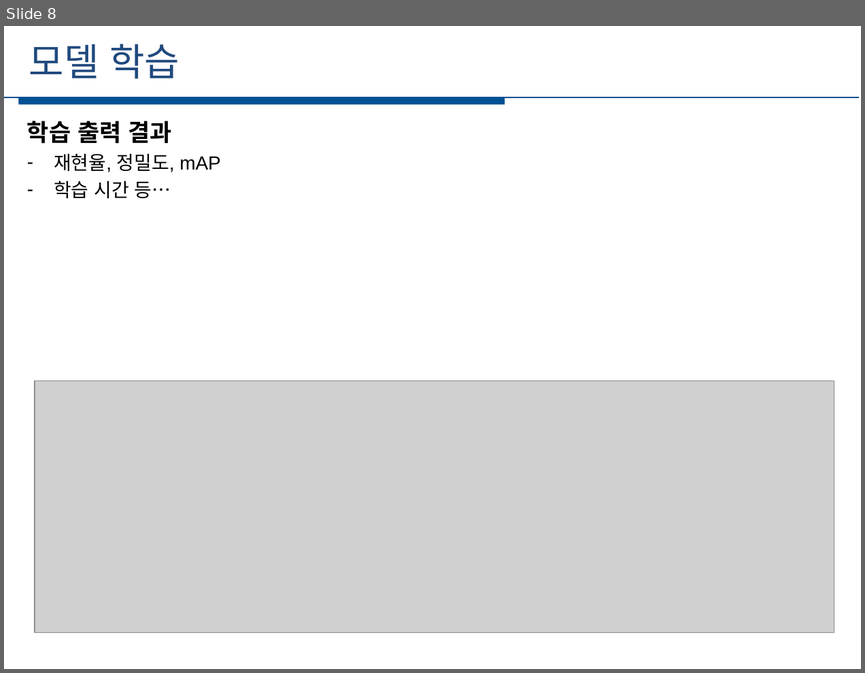
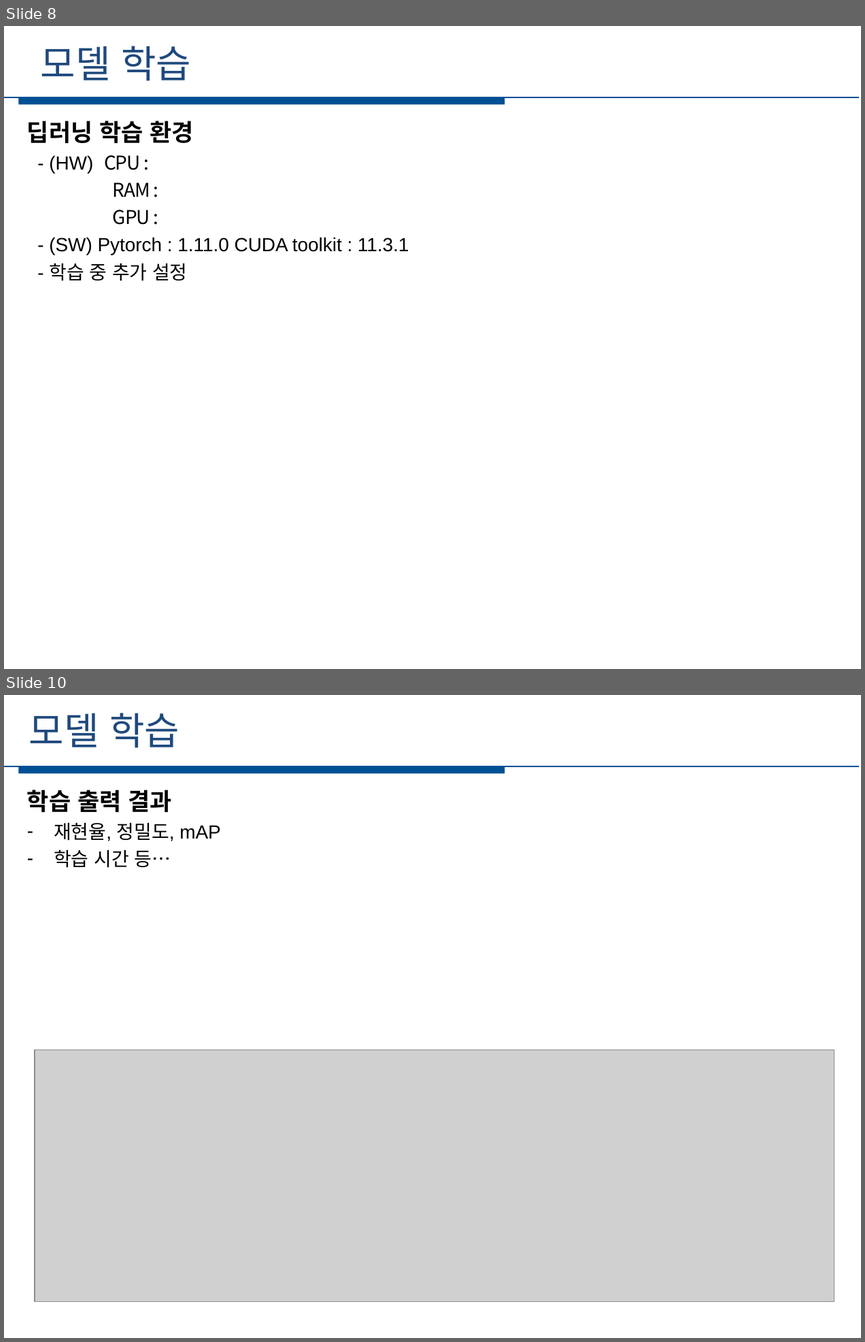
Before and after one commit to jun4879/cbnu_22_1_capstone, a slide deck: final_project/최종 발표/캡스톤 기말 프로젝트 21-6조.pptx. Shown one above the other, each under a label of ours: slide 8 before the commit, slides 8 and 10 after it; the slides between them are not shown. The pictures are 865x673 and 865x1342 pixels, drawn with LibreOffice and Linux fonts; fonts in the diff are those of the drawing; grey boxes stand for pictures. Boxes give left, top, right and bottom in pixels: in the first picture for what was removed or moved away, otherwise in the second. Text is boxed around its words. In the diff, an @@ line names an element or a change of style, - is before the commit and + after.

```diff
--- a/final_project/최종 발표/캡스톤 기말 프로젝트 21-6조.pptx
+++ b/final_project/최종 발표/캡스톤 기말 프로젝트 21-6조.pptx
@@ slide 8 added at <box>4,26,861,669</box>, background #FFFFFF @@
@@ text added at <box>41,46,191,81</box>, 32 pt, text #1F497D @@
+모델 학습
@@ line added from (4, 97) to (858, 97), #005094 1.25 pt @@
@@ rectangle added at <box>18,97,504,104</box>, fill #005094 @@
@@ text added at <box>61,97,184,130</box>, 28 pt, text #FFFFFF @@
+세부일정
@@ text added at <box>27,121,409,281</box>, 16 pt, text #000000 @@
+딥러닝 학습 환경
+- (HW) CPU :
+RAM :
+GPU :
+- (SW) Pytorch : 1.11.0 CUDA toolkit : 11.3.1
+- 학습 중 추가 설정
@@ what was slide 8 is now slide 10 @@
```
Also in this commit, not shown: 5 slides changed, 1 other slide added, 28 other files.
